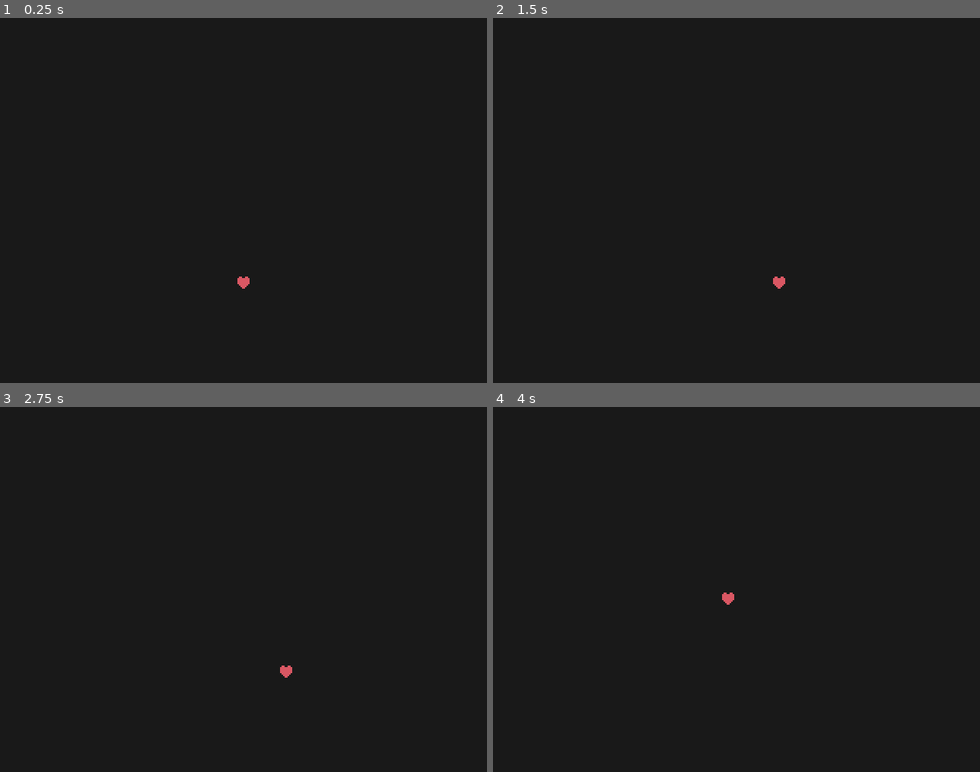
Above: before the commit, frames 1-4 (two rows, left to right).
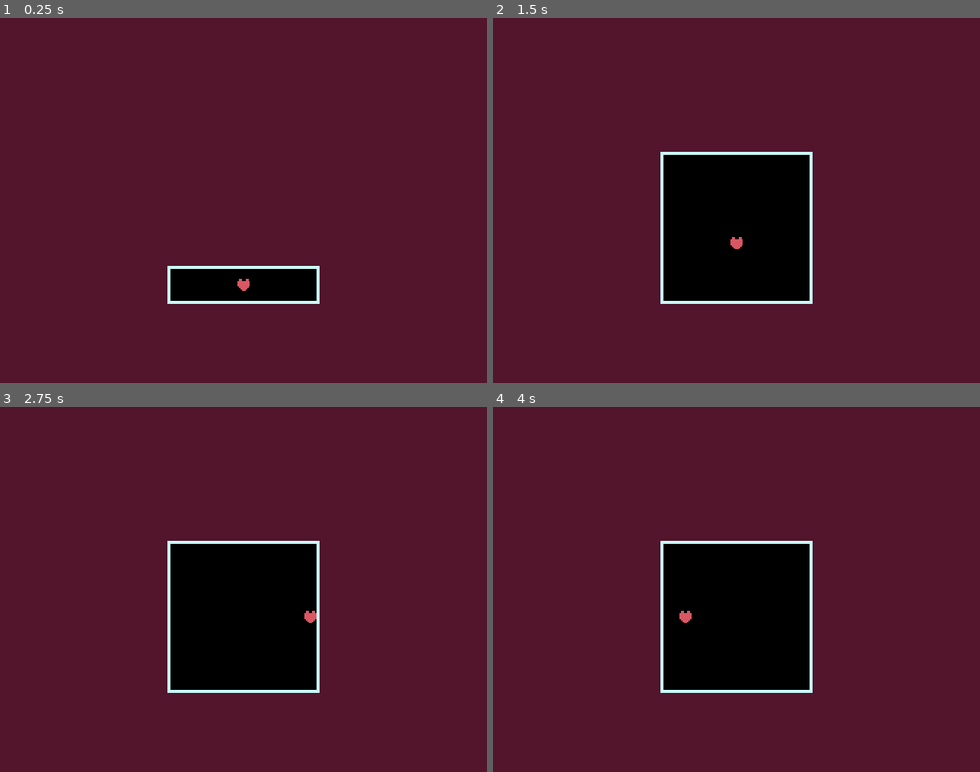
Above: after the commit, the same moments.

Repository: Kukalooka/Godotale
Game: Godot game, scene res://Scenes/fightSystem.tscn
The game is run twice, just before and just after one commit, with the same random seed, the same clock (stepped at 60 frames per second) and the same inputs.
Inputs:
- Up to frame 1 (0.25 s): no input
- Up to frame 2 (1.5 s): tap Enter at 0.5 s; hold Right (ui_right) 0.53-1.28 s; hold K 0.53-1.28 s; hold Down (ui_down) from 1.28 s (still down); tap K at 1.35 s
- Up to frame 3 (2.75 s): release Down (ui_down) at 2.03 s; hold Right (ui_right) from 2.03 s (still down); hold K from 2.03 s (still down)
- Up to frame 4 (4 s): release Right (ui_right) at 2.78 s; release K at 2.78 s; hold Up (ui_up) 2.78-3.53 s; tap K at 2.85 s; hold Left (ui_left) from 3.53 s (still down); hold K from 3.53 s (still down)

The runs differ from the first frame. In frame 1, 100% of the frame differs, in the area x 0-100%, y 0-100%; in frame 2, 100%; in frame 3, 100%; in frame 4, 100%.
Error before the commit: Parse Error: Could not find type "BattleBg" in the current scope. (res://Scripts/Functionality/boxFunc.gd:17)

Commit message:
Added some missing files

Diff:
--- a/Scenes/fightSystem.tscn
+++ b/Scenes/fightSystem.tscn
@@ -4,8 +4,8 @@
 [ext_resource type="Script" uid="uid://ddxq6g32lnrng" path="res://Scripts/Functionality/charFunc.gd" id="2_x7v4w"]
 [ext_resource type="Texture2D" uid="uid://b3wagihnnskul" path="res://Assets/Visual/Player/heart.png" id="3_1ck7a"]
 [ext_resource type="Script" uid="uid://p4eckqcinrmp" path="res://Scripts/Functionality/boxFunc.gd" id="4_nnkry"]
-[ext_resource type="Script" uid="uid://cjgij31bcbkho" path="res://Scenes/bgGen.gd" id="5_x7v4w"]
-[ext_resource type="Script" uid="uid://b30qyqcpctho8" path="res://Scenes/bgSidesGen.gd" id="6_1ck7a"]
+[ext_resource type="Script" uid="uid://cjgij31bcbkho" path="res://Scripts/Functionality/bgGen.gd" id="5_x7v4w"]
+[ext_resource type="Script" uid="uid://b30qyqcpctho8" path="res://Scripts/Functionality/bgSidesGen.gd" id="6_1ck7a"]
 
 [sub_resource type="RectangleShape2D" id="RectangleShape2D_u4th6"]
 size = Vector2(7.5, 7.5)
--- /dev/null
+++ b/Scripts/Functionality/bgGen.gd
@@ -0,0 +1,37 @@
+extends Node2D
+
+class_name BattleBg
+@export var sideBg : BattleSidesBg
+
+@export var Box_Top : CollisionShape2D
+@export var Box_Left : CollisionShape2D
+
+@onready var viewportHeight = get_viewport().size.y
+@onready var viewportWidth = get_viewport().size.x
+
+var offset_x
+var offset_y
+var topW
+var sideH
+
+func bgRedraw(x, y, w, h):
+	offset_x = x
+	offset_y = y
+	topW = w
+	sideH = h
+	queue_redraw()
+
+func _draw():
+	var defaultPosOffset = get_parent().defaultPosOffset
+	var backgroundColor = get_parent().backgroundColor
+	var boxBgColor = get_parent().boxBgColor
+
+	# Top and Bottom
+	draw_rect(Rect2(-(viewportWidth / 2), -(Box_Left.shape.size.y / 2),
+			viewportWidth, -viewportHeight), backgroundColor)
+	draw_rect(Rect2(-(viewportWidth / 2), Box_Left.shape.size.y / 2,
+			viewportWidth, viewportHeight), backgroundColor)
+
+	draw_rect(Rect2(offset_x, offset_y, topW, sideH), boxBgColor)
+
+	sideBg.bgRedraw()
--- /dev/null
+++ b/Scripts/Functionality/bgSidesGen.gd
@@ -0,0 +1,23 @@
+extends Node2D
+
+class_name BattleSidesBg
+
+@export var Box_Top : CollisionShape2D
+@export var Box_Left : CollisionShape2D
+
+@onready var viewportHeight = get_viewport().size.y
+@onready var viewportWidth = get_viewport().size.x
+
+func bgRedraw():
+	queue_redraw()
+
+func _draw():
+	var defaultPosOffset = get_parent().defaultPosOffset
+	var backgroundColor = get_parent().backgroundColor
+	var boxBgColor = get_parent().boxBgColor
+
+	# Left and Right
+	draw_rect(Rect2(-(viewportWidth / 2), -(Box_Left.shape.size.y / 2),
+			(get_parent().position.x - Box_Top.shape.size.x / 2), viewportHeight), backgroundColor)
+	draw_rect(Rect2(Box_Top.shape.size.x / 2, -(Box_Left.shape.size.y / 2),
+			viewportWidth, viewportHeight), backgroundColor)
Not shown, added: Scripts/Functionality/bgGen.gd.uid
Not shown, added: Scripts/Functionality/bgSidesGen.gd.uid
